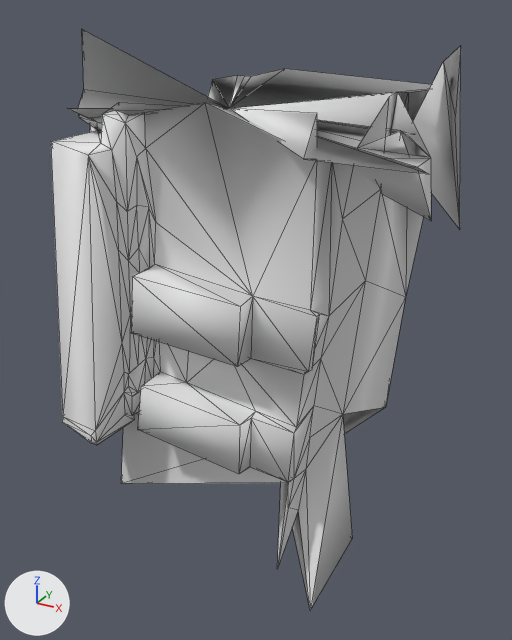
Renders of the OBJ model src/main/resources/assets/kn8/meshes/kafka/leg_left.obj from each side of a commit.
Before and after are seen from a camera (50 mm lens) standing at (0.121, -0.433, 0.857) and looking at (-0.113, -0.008, 0.644). The axes (+X, +Y, +Z) are drawn at lower left. The lights are the same throughout. The first picture is the older version. Mesh edges are drawn as thin lines. Where no turn or scale is listed for an object, it has been applied to the vertices. Vertices at exactly the same position are counted once.

Objects in the first picture: 'leg_left'.
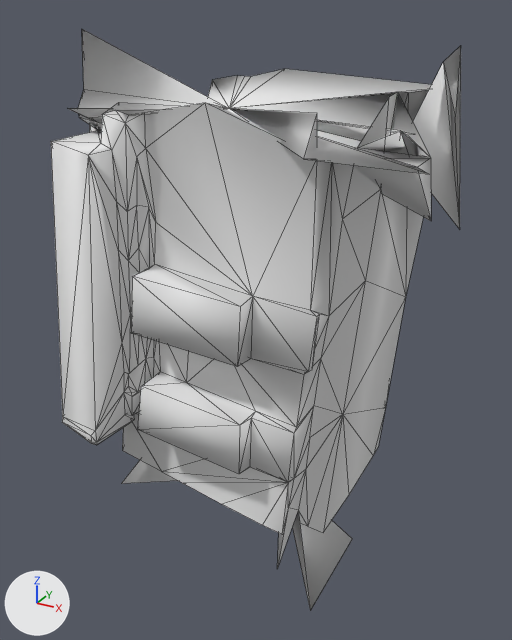
Where the change shows, as pixel boxes [x1, y1, x2, y2] in the pictures (512 x 640 px; the box of a moved part takes in the faces that stretch with it):
part 1 of me_leg_left, moved or reshaped
    both: [86, 46, 461, 158]
part 2 of me_leg_left, reshaped
    before: [121, 407, 385, 611]
    after: [121, 407, 386, 611]

What the commit changed:
me_leg_left is used by ob_leg_left; location (0.0, 0.0, 0.0).
me_leg_left had 310 vertices, 613 faces and spanned x -0.243..0.032, y -0.116..0.108, z 0.442..0.845.
me_leg_left now has 329 vertices, 628 faces and spans x -0.243..0.032, y -0.116..0.108, z 0.442..0.845.
Part 1, on me_leg_left:
10 faces are deleted.
10 new faces join them.
Part 2, on me_leg_left:
16 faces are deleted.
19 vertices are added at x -0.203..-0.029, y -0.08..0.061, z 0.517..0.533.
31 new faces join them.
